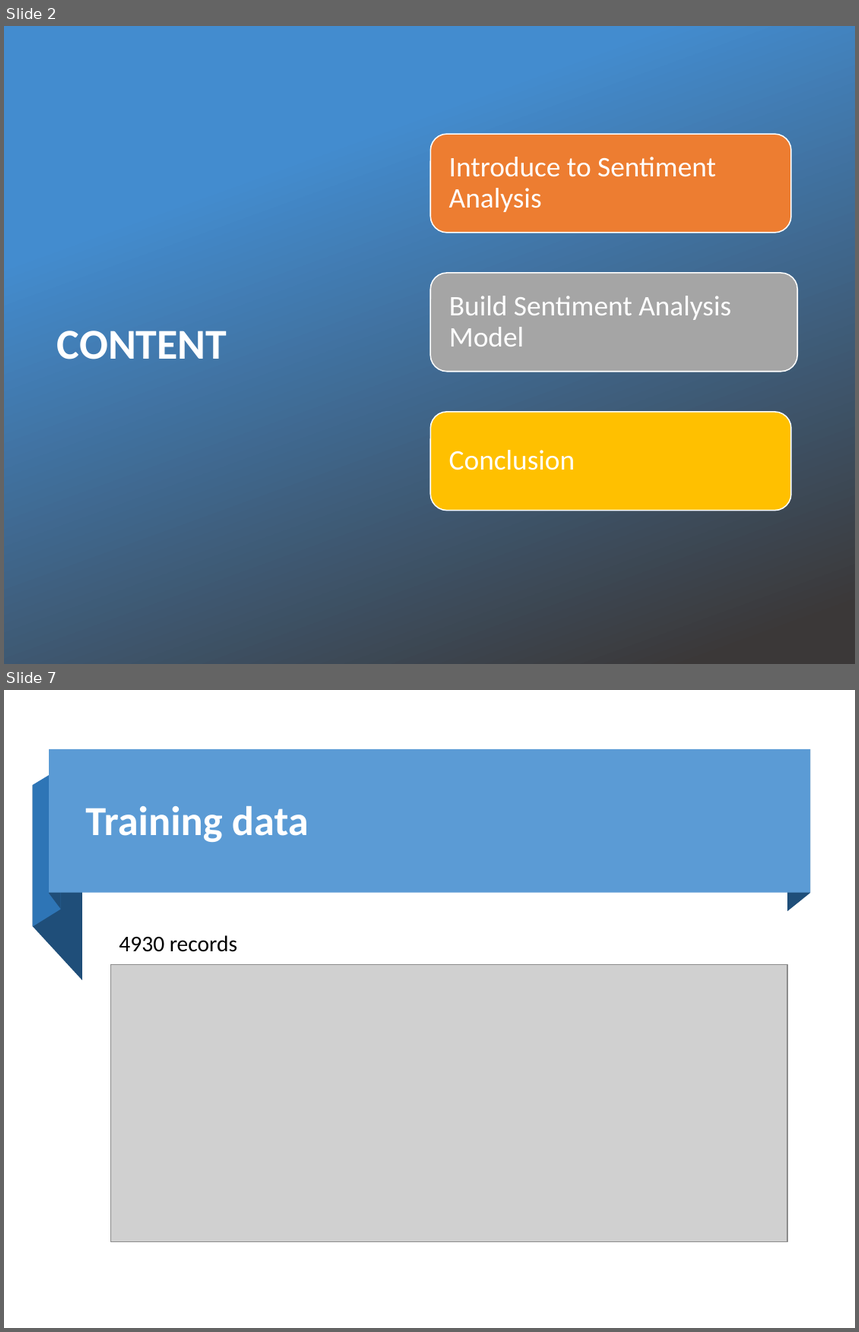
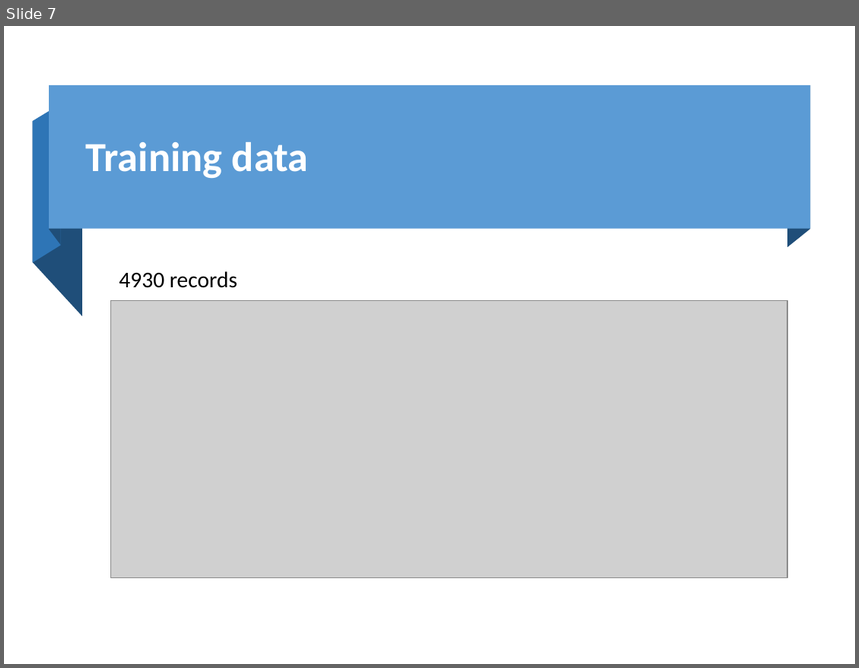
Before and after one commit to ManhLk/icomm_internship, a slide deck: Slide.pptx. Shown one above the other, each under a label of ours: slides 2 and 7 before the commit, slide 7 after it; the slides between them are not shown. The pictures are 859x1332 and 859x668 pixels, drawn with LibreOffice and Linux fonts; fonts in the diff are those of the drawing; grey boxes stand for pictures; background and template pictures are left out; a plain dark background stands for a picture behind light text. Boxes give left, top, right and bottom in pixels: in the first picture for what was removed or moved away, otherwise in the second. Text is boxed around its words. In the diff, an @@ line names an element or a change of style, - is before the commit and + after.

```diff
--- a/Slide.pptx
+++ b/Slide.pptx
@@ slide 2 removed at <box>4,26,855,664</box>, background picture (left out) @@
@@ rectangle removed at <box>4,26,429,664</box> @@
@@ rectangle removed at <box>4,26,855,664</box> @@
@@ rounded rectangle removed at <box>430,134,791,233</box> @@
@@ text removed at <box>449,157,716,212</box> @@
-Introduce to Sentiment Analysis
@@ rounded rectangle removed at <box>430,273,797,372</box> @@
@@ text removed at <box>449,296,731,347</box> @@
-Build Sentiment Analysis Model
@@ title removed at <box>57,331,227,360</box> @@
-CONTENT
@@ rounded rectangle removed at <box>430,411,791,510</box> @@
@@ text removed at <box>449,450,576,471</box> @@
-Conclusion
```
Also in this commit, not shown: 4 slides changed, 10 slides added, 5 other slides removed, 1 other file.
